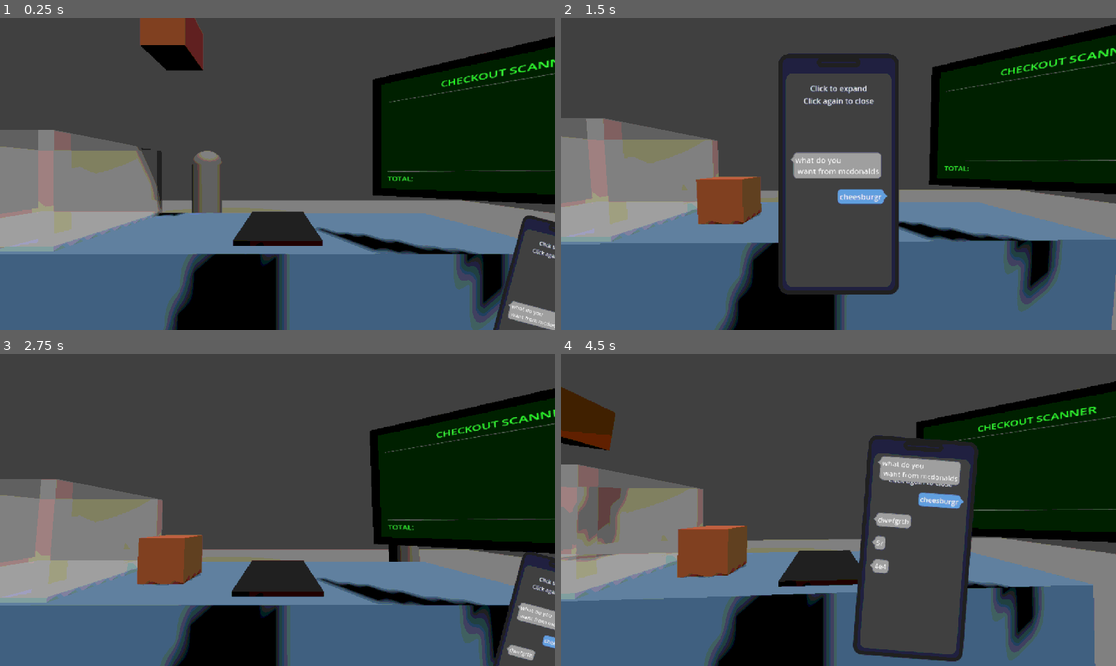
Above: before the commit, frames 1-4 (two rows, left to right).
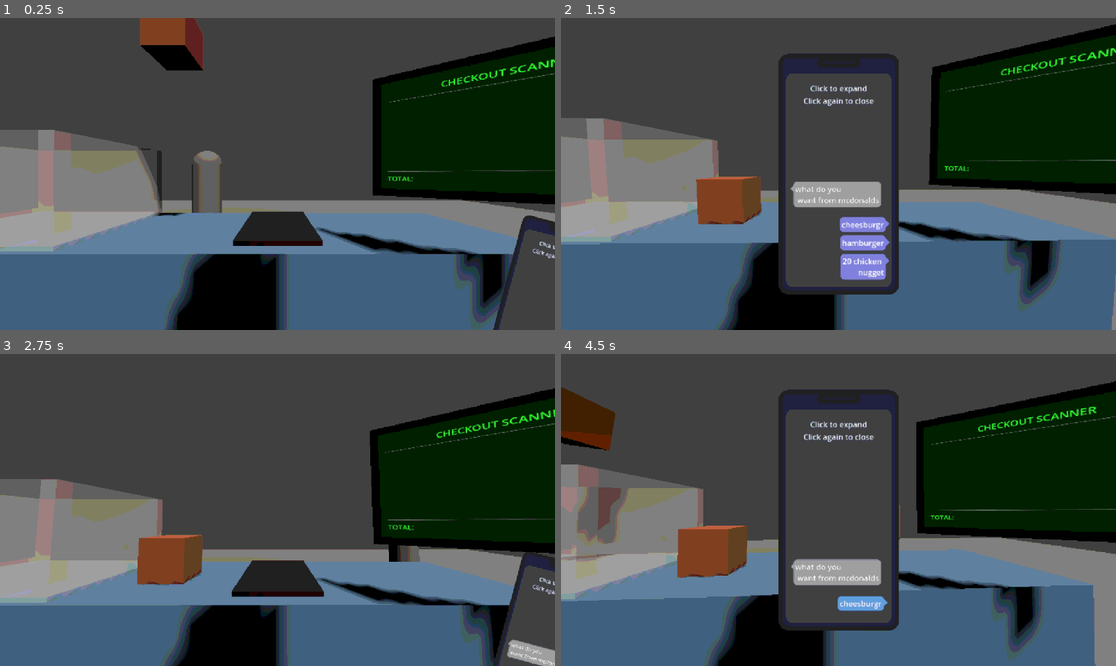
Above: after the commit, the same moments.

Repository: Filkspline/LastShift
Game: Godot game, scene res://scenes/testmain.tscn
Two runs of this game, one before a commit and one after it. Both use one fixed random seed, a clock stepped at 60 frames per second and the inputs below.
Inputs (mouse positions are in pixels of both pictures, inside the frame that each line leads up to):
- Up to frame 1 (0.25 s): no input
- Up to frame 2 (1.5 s): click (1104, 305) at 0.5 s; click (860, 220) at 1.27 s
- Up to frame 3 (2.75 s): click (277, 450) at 2 s
- Up to frame 4 (4.5 s): click (1115, 600) at 2.75 s; click (860, 559) at 3.52 s; tap Enter at 4.25 s; move the mouse to (960, 494) at 4.27 s; click (960, 494) at 4.42 s

The runs differ from the first frame. In frame 1, 0.5% of the frame differs, in the area x 91-100%, y 90-100%; in frame 2, 4.3%; in frame 3, 0.9%; in frame 4, 18%, in the area x 39-76%, y 11-99%.

Commit message:
feat: vertical tween when choicebox in/active

Diff:
--- a/last-shift-ver-1/scenes/phone.tscn
+++ b/last-shift-ver-1/scenes/phone.tscn
@@ -84,7 +84,7 @@
 layout_mode = 2
 char_width_of_box = 12
 slide_to_the_right = -60.0
-offset = Vector2(-80, -30)
+offset = Vector2(-60, -80)
 choices_offset = Vector2(-85, 0)
 
 [node name="Notch" type="Panel" parent="PhoneBody"]
--- a/last-shift-ver-1/wSMS/message_queue.gd
+++ b/last-shift-ver-1/wSMS/message_queue.gd
@@ -30,9 +30,11 @@
 ## Alter location of choicebox in relation to main message queue (applied as well as general offset)
 @export var choices_offset: Vector2 = Vector2(0,0)
 
-
-var message_queue: Array[TextBox]
-var if_stack: Array[bool] = []
+@export_subgroup("Tweens")
+## Tween up and down when the choice box is active or not
+@export var tween_up_choicebox = true
+@export var tween_duration: float = 0.5
+
 ## Player chooicebox has now appeared
 signal started_choosing
 ## Player has selected a choicebox
@@ -43,19 +45,30 @@
 signal done_named_scene(scene_name: String)
 ## A scene has started playing, sends out the scene's name
 signal started_scene(name: String)
-
+## Choicebox tween completed (up and down)
+signal tweened_choicebox
+
+var message_queue: Array[TextBox]
+var if_stack: Array[bool] = []
 @onready var choice_box: ChoiceSelect = $ChoiceSelect;
 var choosing = false; var choice_box_y: int;
-
+var tween: Tween
+
+
+################
+# Initialisers #
+################
 
 func _ready():
 	$ChoiceSelect.slide(slide_to_the_right)
 	$VBox.size = size
-	$VBox.position += Vector2(20, -$VBox.get_theme_constant("separation")*6)
-	choice_box_y = $VBox.position.y+(5)*$VBox.get_theme_constant("separation")
+	#$VBox.position += Vector2(20, -$VBox.get_theme_constant("separation")*6)
+	choice_box_y = _base_choice_offset()
 	TextBox.max_chars = char_width_of_box
 
 	$ChoiceSelect.choice_button_scene = choice_button_scene
+
+func _base_choice_offset(): return $VBox.position.y+(5)*$VBox.get_theme_constant("separation")
 
 ## Load a file (starts from script directory)
 func load_file(file_name: String):
@@ -67,6 +80,33 @@
 func move_offset():
 	$VBox.position += offset
 	choice_box_y = $VBox.position.y+(5)*$VBox.get_theme_constant("separation")
+
+###############
+# Epic tweens #
+###############
+
+## Tween the choicebox (if activated)
+func _tween_choicebox()->void:
+	if !tween_up_choicebox: return
+
+	# Tween up
+	var x_pos: float = position.x
+	tween = create_tween()
+	tween.set_trans(Tween.TRANS_CUBIC)
+	tween.set_ease(Tween.EASE_OUT)
+	tween.tween_property(self, "position", Vector2(x_pos, -_base_choice_offset()), tween_duration)
+
+	# Tween down
+	await done_choosing
+	tween.kill()
+	tween = create_tween()
+	tween.set_ease(Tween.EASE_IN_OUT)
+	tween.set_trans(Tween.TRANS_CUBIC)
+	tween.tween_property(self, "position", Vector2(x_pos, _base_choice_offset()), tween_duration)
+	await tween.finished
+	tween.kill()
+
+	tweened_choicebox.emit()
 
 ###########
 # Testing #
@@ -95,6 +135,8 @@
 # expression = "{stuff}"
 ## Parses an array of strings into their respective commands. See comment for flags
 func add_multi(lots: Array[String]):
+	if lots.size()<1 or lots == null: return
+
 	for ia: String in lots:
 		var i = ia.strip_escapes()
 		#print(i)
@@ -218,6 +260,8 @@
 			# Wait for response
 			started_choosing.emit()
 			var lines: PackedStringArray = await choice_box.add_to_stack
+			done_choosing.emit()
+			if tween_up_choicebox: await tweened_choicebox
 			choice_box.hide()
 			await _run_subset(lines)
 			return
@@ -257,9 +301,10 @@
 
 ## Run all commands from a child object
 func _run_subset(lines: PackedStringArray):
+	print(lines)
 	choosing = false
 	await add_multi(lines)
-	done_choosing.emit()
+	print("a")
 
 #################
 # Move Controls #
--- a/last-shift-ver-1/wSMS/message_queue.tscn
+++ b/last-shift-ver-1/wSMS/message_queue.tscn
@@ -49,4 +49,5 @@
 grow_horizontal = 2
 grow_vertical = 0
 
+[connection signal="started_choosing" from="." to="." method="_tween_choicebox"]
 [connection signal="play_from" from="Scenes" to="." method="_play_scene"]
